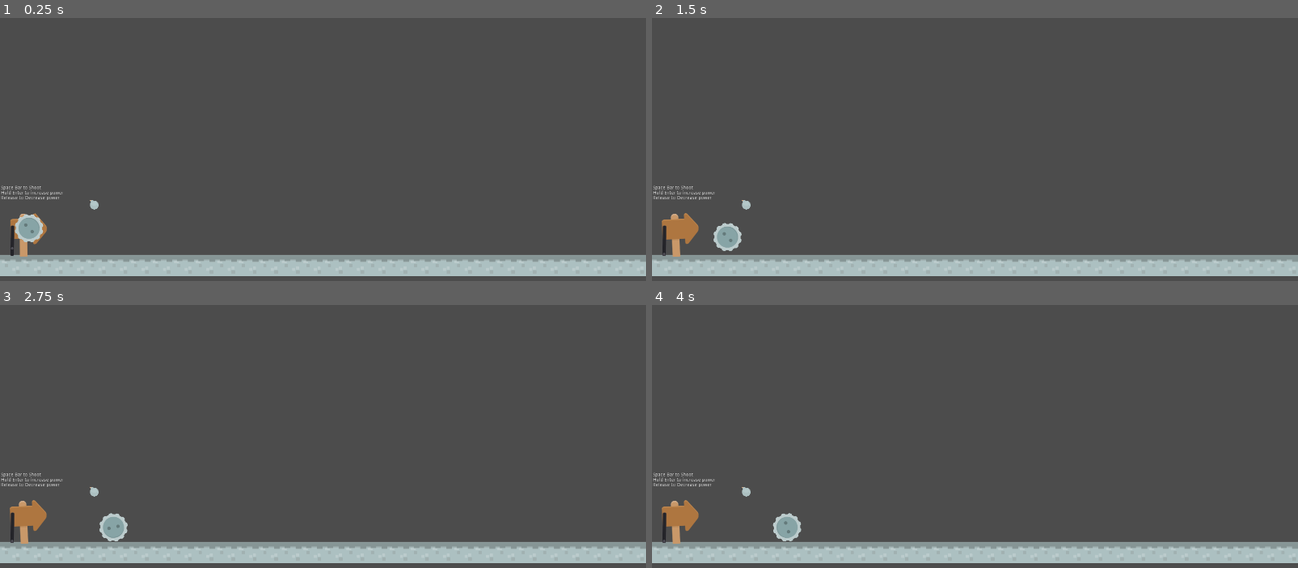
Above: before the commit, frames 1-4 (two rows, left to right).
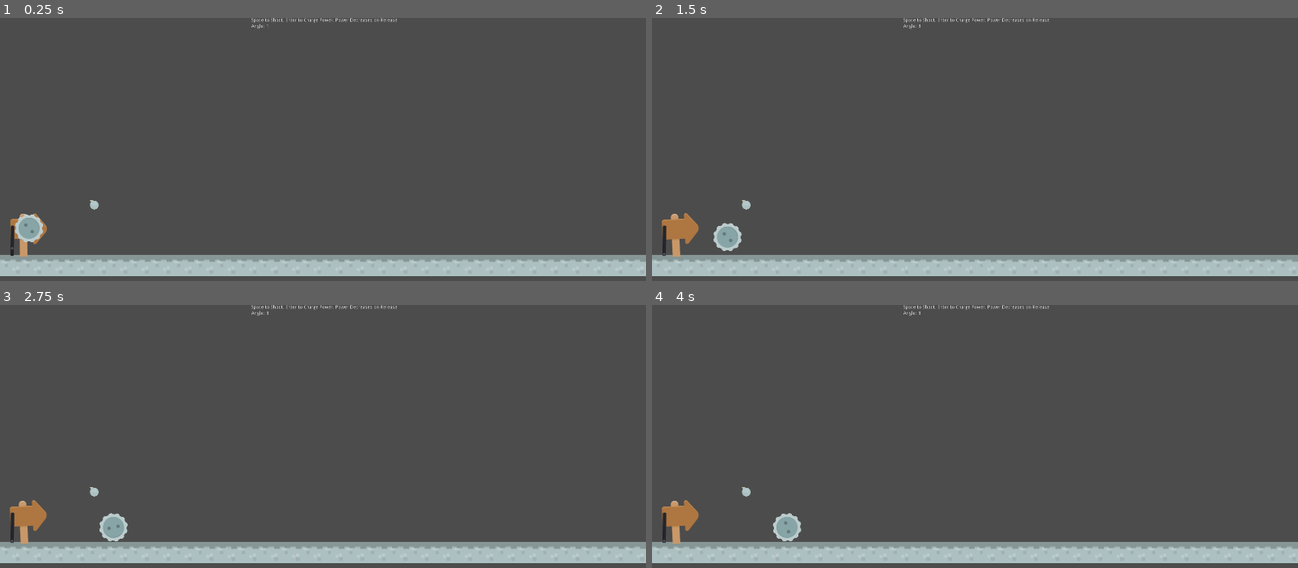
Above: after the commit, the same moments.

Repository: PandorasGit/P1-paroberts
Game: Godot game, scene res://World/World.tscn
Two runs of this game, one before a commit and one after it. Both use one fixed random seed, a clock stepped at 60 frames per second and the inputs below.
Inputs:
- Up to frame 1 (0.25 s): no input
- Up to frame 2 (1.5 s): tap Enter (adjustPower) at 0.5, 1.35 s; tap Space (launch) at 0.6 s
- Up to frame 3 (2.75 s): tap Space (launch) at 1.55, 2.1 s
- Up to frame 4 (4 s): tap Space (launch) at 2.85, 3.8 s; hold Enter (adjustPower) from 3.53 s (still down)

The runs differ from the first frame. In frame 1, 0.3% of the frame differs, in the area x 0-62%, y 0-70%; in frame 2, 0.3%; in frame 3, 0.3%; in frame 4, 0.3%.

Commit message:
Add Angle Change UI
This change revamped the HUD to include labels and a text read out of the current angle of the fire direction

Diff:
--- /dev/null
+++ b/Project/HUD/HUD.gd
@@ -0,0 +1,22 @@
+extends Control
+
+
+var launcher setget _set_launcher
+
+var display_angle : String
+
+
+func _set_launcher(value):
+	launcher = value
+	print(launcher.angle)
+	_update_angle_label(launcher.angle)
+	launcher.connect("angle_changed", self, "_on_World_angle_changed")
+
+
+func _on_World_angle_changed(new_angle):
+	_update_angle_label(new_angle)
+
+
+func _update_angle_label(angle):
+
+	$VBoxContainer/AngleLabel.text = "Angle: %d" % angle
--- a/Project/HUD/HUD.tscn
+++ b/Project/HUD/HUD.tscn
@@ -1,12 +1,27 @@
-[gd_scene format=2]
+[gd_scene load_steps=2 format=2]
 
-[node name="HUD" type="CanvasLayer"]
+[ext_resource path="res://HUD/HUD.gd" type="Script" id=1]
 
-[node name="RichTextLabel" type="RichTextLabel" parent="."]
-margin_left = 3.0
-margin_top = 498.0
-margin_right = 195.0
-margin_bottom = 570.0
-text = "Space Bar to Shoot
-Hold Enter to increase power
-Release to Decrease power"
+[node name="HUD" type="Control"]
+anchor_right = 1.0
+anchor_bottom = 1.0
+margin_right = -1920.0
+margin_bottom = -1080.0
+script = ExtResource( 1 )
+
+[node name="VBoxContainer" type="VBoxContainer" parent="."]
+margin_left = 747.0
+margin_right = 434.0
+margin_bottom = 32.0
+alignment = 1
+
+[node name="Tutorial" type="Label" parent="VBoxContainer"]
+margin_right = 434.0
+margin_bottom = 14.0
+text = "Space to Shoot. Enter to Charge Power. Power Decreases on Release"
+
+[node name="AngleLabel" type="Label" parent="VBoxContainer"]
+margin_top = 18.0
+margin_right = 434.0
+margin_bottom = 32.0
+text = "Angle: X"
--- a/Project/Launcher/Launcher.gd
+++ b/Project/Launcher/Launcher.gd
@@ -9,9 +9,11 @@
 export var maxPower := 500
 export var minPower := 100
 
+signal angle_changed(new_angle)
+
 func rotate_counterclockwise():
 	angle += rotationSpeed
-	if angle >= 89.9:
+	if angle >= 90.0:
 		clockwise = true
 
 func rotate_clockwise():
@@ -27,8 +29,9 @@
 
 
 
+
 func _process(_delta):
-
+	emit_signal("angle_changed", angle)
 	if not _launched:
 		$PowerMeter.value = -power
 		if Input.is_action_pressed("adjustPower") && power <= maxPower:
--- /dev/null
+++ b/Project/World/World.gd
@@ -0,0 +1,5 @@
+extends Node2D
+
+
+func _ready():
+	$HUD.launcher = $Launcher
--- a/Project/World/World.tscn
+++ b/Project/World/World.tscn
@@ -1,9 +1,10 @@
-[gd_scene load_steps=7 format=2]
+[gd_scene load_steps=8 format=2]
 
 [ext_resource path="res://Launcher/Launcher.tscn" type="PackedScene" id=1]
 [ext_resource path="res://World/stoneMid.png" type="Texture" id=2]
 [ext_resource path="res://HUD/HUD.tscn" type="PackedScene" id=3]
 [ext_resource path="res://Target/Target.tscn" type="PackedScene" id=4]
+[ext_resource path="res://World/World.gd" type="Script" id=5]
 
 [sub_resource type="ConvexPolygonShape2D" id=1]
 points = PoolVector2Array( 128, 128, 0, 128, 0, 0, 128, 0 )
@@ -32,6 +33,7 @@
 0/z_index = 0
 
 [node name="World" type="Node2D"]
+script = ExtResource( 5 )
 
 [node name="TileMap" type="TileMap" parent="."]
 scale = Vector2( 0.5, 0.5 )
@@ -43,7 +45,7 @@
 [node name="Launcher" parent="." instance=ExtResource( 1 )]
 position = Vector2( 86, 645 )
 
-[node name="PowerBar" parent="." instance=ExtResource( 3 )]
+[node name="HUD" parent="." instance=ExtResource( 3 )]
 
 [node name="Target" parent="." instance=ExtResource( 4 )]
 position = Vector2( 280, 555 )
